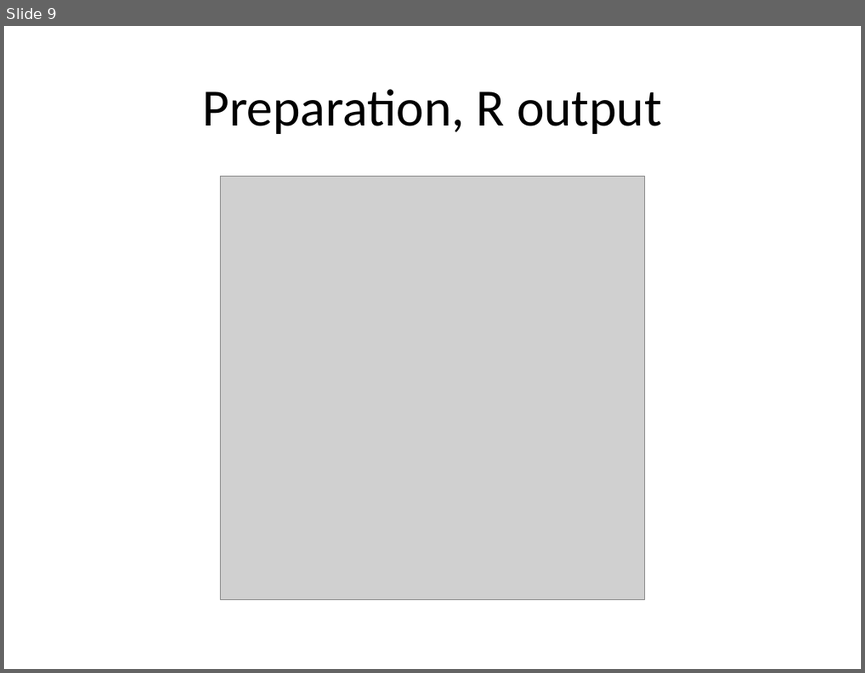
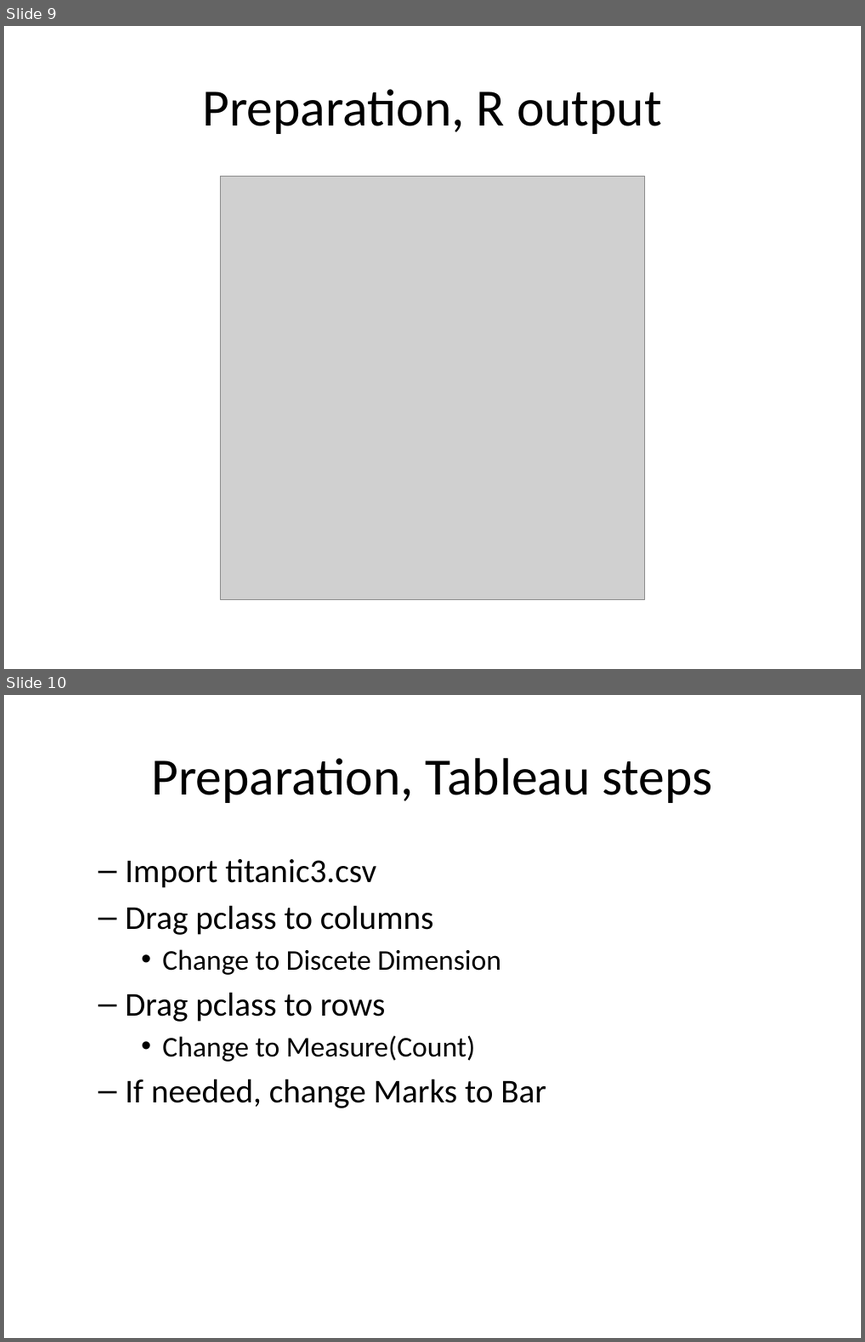
Before and after one commit to pmean/data-visualization, a slide deck: data-viz-02/component/preparation.pptx. Shown one above the other, each under a label of ours: slide 9 before the commit, slides 9 and 10 after it. The pictures are 865x673 and 865x1342 pixels, drawn with LibreOffice and Linux fonts; fonts in the diff are those of the drawing; grey boxes stand for pictures. Boxes give left, top, right and bottom in pixels: in the first picture for what was removed or moved away, otherwise in the second. Text is boxed around its words. In the diff, an @@ line names an element or a change of style, - is before the commit and + after.

Commit message:
Added Python and Tableau to data-viz-03 fundamentals

```diff
--- a/data-viz-02/component/preparation.pptx
+++ b/data-viz-02/component/preparation.pptx
@@ slide 10 added at [4, 695, 861, 1338], background #FFFFFF @@
@@ title added at [151, 758, 713, 803], 44 pt, text #000000 @@
+Preparation, Tableau steps
@@ text added at [125, 859, 546, 1108], 28 pt, text #000000 @@
+  – Import titanic3.csv
+  – Drag pclass to columns
+    • Change to Discete Dimension
+  – Drag pclass to rows
+    • Change to Measure(Count)
+  – If needed, change Marks to Bar
```
Also in this commit, not shown: 2 slides changed, 2 other slides added, 2 slides removed, 23 other files.
